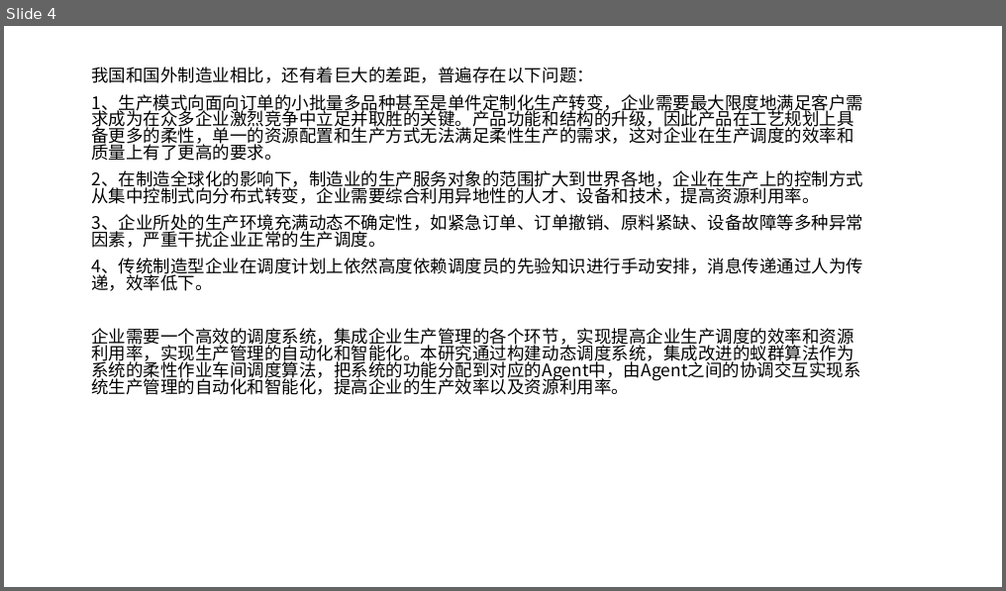
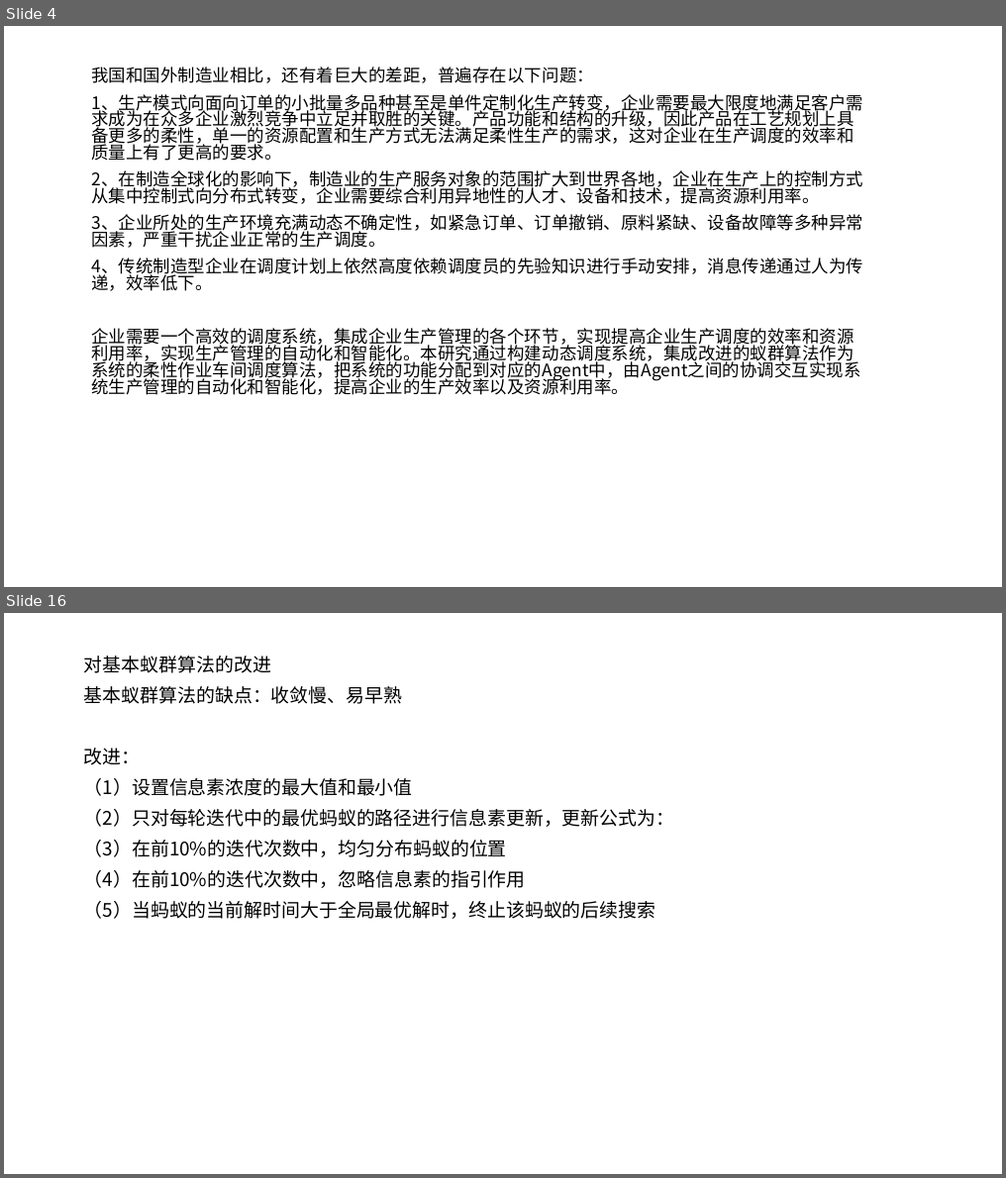
Before and after one commit to WeileLiang/FinalPro, a slide deck: 毕业答辩PPT/新建 Microsoft PowerPoint 演示文稿.pptx. Shown one above the other, each under a label of ours: slide 4 before the commit, slides 4 and 16 after it; the slides between them are not shown. The pictures are 1006x591 and 1006x1178 pixels, drawn with LibreOffice and Linux fonts; fonts in the diff are those of the drawing. Boxes give left, top, right and bottom in pixels: in the first picture for what was removed or moved away, otherwise in the second. Text is boxed around its words. In the diff, an @@ line names an element or a change of style, - is before the commit and + after.

```diff
--- a/毕业答辩PPT/新建 Microsoft PowerPoint 演示文稿.pptx
+++ b/毕业答辩PPT/新建 Microsoft PowerPoint 演示文稿.pptx
@@ slide 16 added at (4, 613, 1002, 1174), background #FFFFFF @@
@@ subtitle added at (84, 656, 674, 919), 18 pt, text #000000 @@
+对基本蚁群算法的改进
+基本蚁群算法的缺点：收敛慢、易早熟
+改进：
+（1）设置信息素浓度的最大值和最小值
+（2）只对每轮迭代中的最优蚂蚁的路径进行信息素更新，更新公式为：
+（3）在前10%的迭代次数中，均匀分布蚂蚁的位置
+（4）在前10%的迭代次数中，忽略信息素的指引作用
+（5）当蚂蚁的当前解时间大于全局最优解时，终止该蚂蚁的后续搜索
```
Also in this commit, not shown: 26 other slides added, 1 slide removed, 30 other files.
